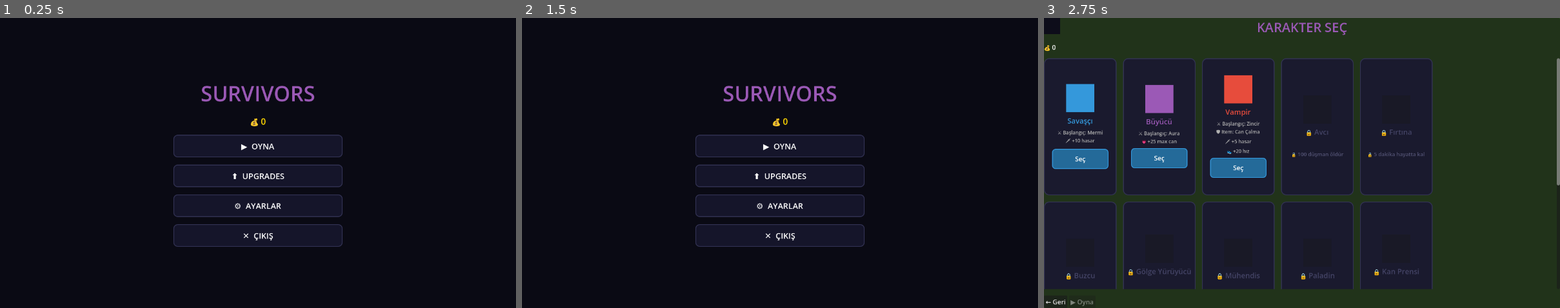
Above: before the commit, frames 1-3 (left to right).
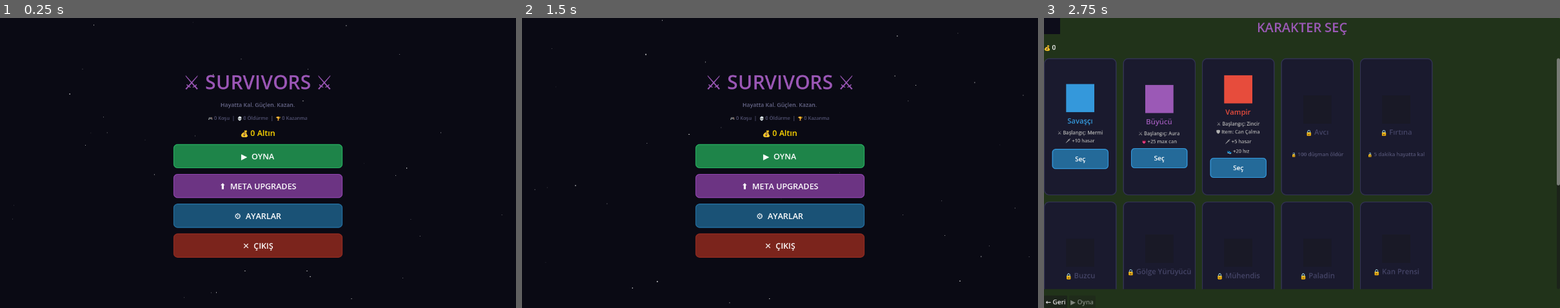
Above: after the commit, the same moments.

Repository: jegy911/survivors-clone
Game: Godot game, scene res://ui/main_menu.tscn
The game is run twice, just before and just after one commit, with the same random seed, the same clock (stepped at 60 frames per second) and the same inputs. Sound files missing from this copy of the repository are replaced by a short silence.
Inputs:
- Up to frame 1 (0.25 s): no input
- Up to frame 2 (1.5 s): click "▶ OYNA" at 0.5 s; click "← Geri" at 1.25 s
- Up to frame 3 (2.75 s): click "▶ OYNA" at 2 s

The runs differ from the first frame. In frame 1, 13% of the frame differs, in the area x 2-98%, y 2-97%; in frame 2, 13%, in the area x 2-99%, y 0-99%; in frame 3, nothing differs.

Commit message:
Update main_menu.gd

Diff:
--- a/ui/main_menu.gd
+++ b/ui/main_menu.gd
@@ -3,38 +3,85 @@
 func _ready():
 	var screen_size = get_viewport().get_visible_rect().size
 
+	# Arka plan — gradient efekti
 	$Background.size = screen_size
 	$Background.color = Color("#0A0A14")
 
+	# Yıldız parçacıkları
+	for i in 40:
+		var star = ColorRect.new()
+		star.size = Vector2(randf_range(1, 3), randf_range(1, 3))
+		star.color = Color(1, 1, 1, randf_range(0.2, 0.8))
+		star.position = Vector2(randf_range(0, screen_size.x), randf_range(0, screen_size.y))
+		$Background.add_child(star)
+		var st = star.create_tween()
+		st.set_loops()
+		st.tween_property(star, "modulate:a", 0.1, randf_range(1.0, 3.0))
+		st.tween_property(star, "modulate:a", 1.0, randf_range(1.0, 3.0))
+
 	$VBoxContainer.set_anchors_and_offsets_preset(Control.PRESET_CENTER)
 	$VBoxContainer.alignment = BoxContainer.ALIGNMENT_CENTER
-	$VBoxContainer.size = Vector2(420, 560)
+	$VBoxContainer.size = Vector2(420, 580)
 	$VBoxContainer.position = screen_size / 2 - $VBoxContainer.size / 2
-	$VBoxContainer.add_theme_constant_override("separation", 18)
+	$VBoxContainer.add_theme_constant_override("separation", 14)
 
-	$VBoxContainer/TitleLabel.text = "SURVIVORS"
+	# Başlık
+	$VBoxContainer/TitleLabel.text = "⚔ SURVIVORS ⚔"
 	$VBoxContainer/TitleLabel.horizontal_alignment = HORIZONTAL_ALIGNMENT_CENTER
-	$VBoxContainer/TitleLabel.add_theme_font_size_override("font_size", 52)
+	$VBoxContainer/TitleLabel.add_theme_font_size_override("font_size", 48)
 	$VBoxContainer/TitleLabel.add_theme_color_override("font_color", Color("#9B59B6"))
 
+	# Başlık animasyonu — renk geçişi
 	var tween = create_tween()
 	tween.set_loops()
-	tween.tween_property($VBoxContainer/TitleLabel, "modulate:a", 1.0, 1.2)
-	tween.tween_property($VBoxContainer/TitleLabel, "modulate:a", 0.75, 1.2)
+	tween.tween_property($VBoxContainer/TitleLabel, "modulate", Color(1.0, 0.8, 1.0, 1.0), 1.5)
+	tween.tween_property($VBoxContainer/TitleLabel, "modulate", Color(0.7, 0.5, 1.0, 0.8), 1.5)
 
-	$VBoxContainer/GoldLabel.text = "💰 " + str(SaveManager.gold)
+	# Alt başlık
+	var subtitle = Label.new()
+	subtitle.text = "Hayatta Kal. Güçlen. Kazan."
+	subtitle.horizontal_alignment = HORIZONTAL_ALIGNMENT_CENTER
+	subtitle.add_theme_color_override("font_color", Color("#666688"))
+	subtitle.add_theme_font_size_override("font_size", 14)
+	$VBoxContainer.add_child(subtitle)
+	$VBoxContainer.move_child(subtitle, 1)
+
+	# İstatistik özeti
+	var stats_label = Label.new()
+	var wins = SaveManager.total_wins
+	var runs = SaveManager.total_runs
+	var kills = SaveManager.total_kills
+	stats_label.text = "🎮 %d Koşu  |  💀 %d Öldürme  |  🏆 %d Kazanma" % [runs, kills, wins]
+	stats_label.horizontal_alignment = HORIZONTAL_ALIGNMENT_CENTER
+	stats_label.add_theme_color_override("font_color", Color("#555577"))
+	stats_label.add_theme_font_size_override("font_size", 12)
+	$VBoxContainer.add_child(stats_label)
+	$VBoxContainer.move_child(stats_label, 2)
+
+	# Gold label
+	$VBoxContainer/GoldLabel.text = "💰 " + str(SaveManager.gold) + " Altın"
 	$VBoxContainer/GoldLabel.horizontal_alignment = HORIZONTAL_ALIGNMENT_CENTER
 	$VBoxContainer/GoldLabel.add_theme_color_override("font_color", Color("#FFD700"))
-	$VBoxContainer/GoldLabel.add_theme_font_size_override("font_size", 22)
+	$VBoxContainer/GoldLabel.add_theme_font_size_override("font_size", 20)
 
 	if not AudioManager.music_player.playing:
 		AudioManager.play_music(1)
 
-	for btn in [$VBoxContainer/StartButton, $VBoxContainer/UpgradeButton, $VBoxContainer/SettingsButton, $VBoxContainer/QuitButton]:
-		btn.custom_minimum_size = Vector2(320, 56)
+	# Buton stilleri
+	var button_configs = [
+		[$VBoxContainer/StartButton, "▶  OYNA", Color("#27AE60"), Color("#1E8449")],
+		[$VBoxContainer/UpgradeButton, "⬆  META UPGRADES", Color("#8E44AD"), Color("#6C3483")],
+		[$VBoxContainer/SettingsButton, "⚙  AYARLAR", Color("#2471A3"), Color("#1A5276")],
+		[$VBoxContainer/QuitButton, "✕  ÇIKIŞ", Color("#922B21"), Color("#7B241C")],
+	]
+
+	for config in button_configs:
+		var btn = config[0]
+		btn.text = config[1]
+		btn.custom_minimum_size = Vector2(340, 60)
 		var style = StyleBoxFlat.new()
-		style.bg_color = Color("#15152A")
-		style.border_color = Color("#333355")
+		style.bg_color = config[3]
+		style.border_color = config[2]
 		style.border_width_left = 2
 		style.border_width_right = 2
 		style.border_width_top = 2
@@ -46,11 +93,10 @@
 		btn.add_theme_stylebox_override("normal", style)
 		btn.add_theme_color_override("font_color", Color.WHITE)
 		btn.add_theme_font_size_override("font_size", 20)
-
-	$VBoxContainer/StartButton.text = "▶  OYNA"
-	$VBoxContainer/UpgradeButton.text = "⬆  UPGRADES"
-	$VBoxContainer/SettingsButton.text = "⚙  AYARLAR"
-	$VBoxContainer/QuitButton.text = "✕  ÇIKIŞ"
+		# Hover efekti
+		var hover_style = style.duplicate()
+		hover_style.bg_color = config[2]
+		btn.add_theme_stylebox_override("hover", hover_style)
 
 	$VBoxContainer/StartButton.pressed.connect(_on_start)
 	$VBoxContainer/UpgradeButton.pressed.connect(_on_upgrades)
